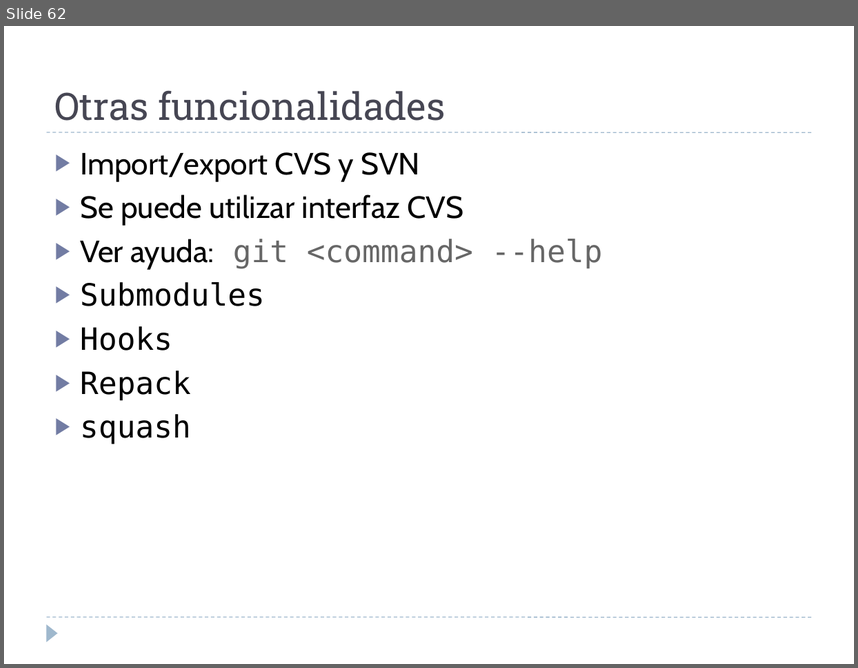
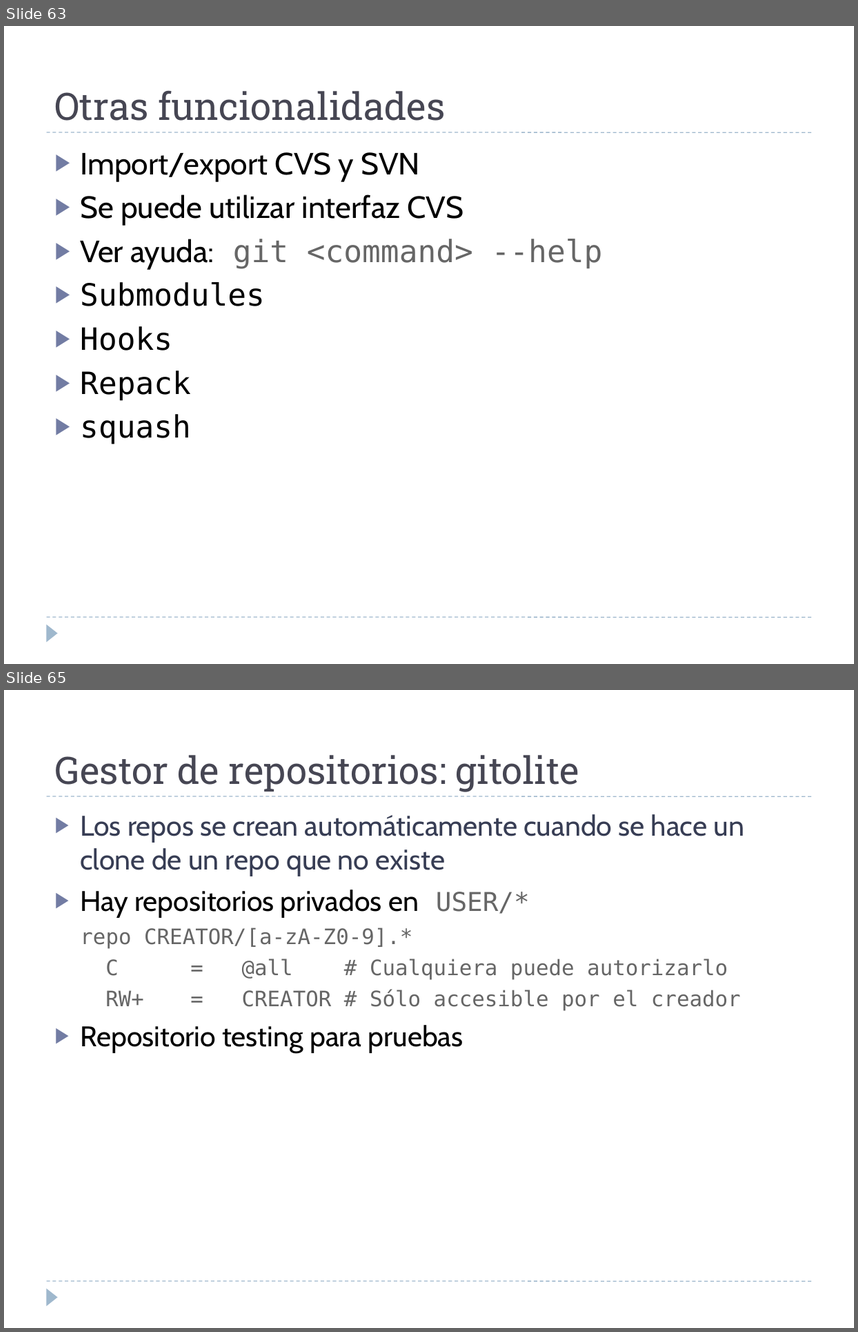
Before and after one commit to martina-if/curso_git, a slide deck: GIT.ppt. Shown one above the other, each under a label of ours: slide 62 before the commit, slides 63 and 65 after it; the slides between them are not shown. The pictures are 858x668 and 858x1332 pixels, drawn with LibreOffice and Linux fonts; fonts in the diff are those of the drawing. Boxes give left, top, right and bottom in pixels: in the first picture for what was removed or moved away, otherwise in the second. Text is boxed around its words. In the diff, an @@ line names an element or a change of style, - is before the commit and + after.

```diff
--- a/GIT.ppt
+++ b/GIT.ppt
@@ slide 65 added at [4, 690, 854, 1328], background #FFFFFF; not listed: 3 template elements that a slide beside it also shows @@
@@ text added at [55, 755, 579, 792], 32 pt, text #464653 @@
+Gestor de repositorios: gitolite
@@ text added at [80, 814, 744, 1053], 24 pt, text #666666 @@
+▶ Los repos se crean automáticamente cuando se hace un clone de un repo que no existe
+▶ Hay repositorios privados en USER/*
+  repo CREATOR/[a-zA-Z0-9].*
+  C = @all # Cualquiera puede autorizarlo
+  RW+ = CREATOR # Sólo accesible por el creador
+▶ Repositorio testing para pruebas
@@ what was slide 62 is now slide 63 @@
```
Also in this commit, not shown: 5 slides changed, 2 other slides added, 3 slides removed.
